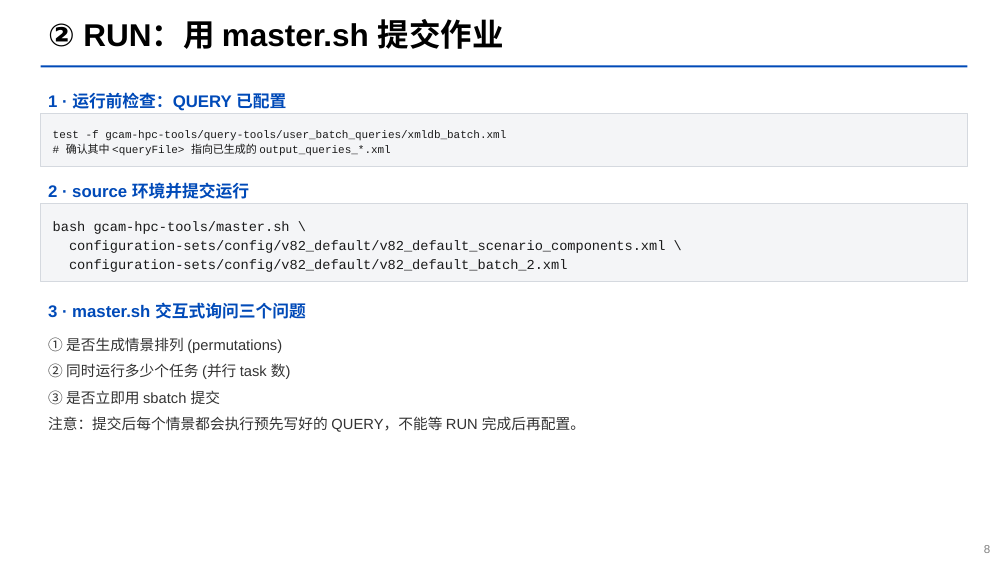
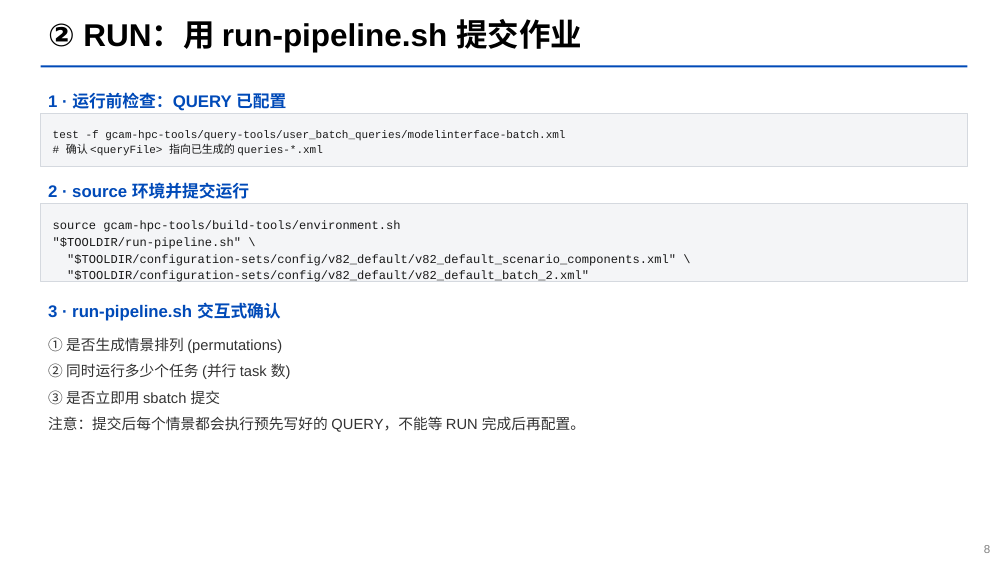
Before and after one commit to jerrysong0128/gcam-hpc-PKU, a slide deck: slide 8 of asset/tutorial/gcam-hpc-tutorial.pptx. Drawn at 1008x567 pixels with LibreOffice and Linux fonts; fonts in the diff are those of the drawing. Boxes give left, top, right and bottom in pixels: in the first picture for what was removed or moved away, otherwise in the second. Text is boxed around its words. In the diff, an @@ line names an element or a change of style, - is before the commit and + after.

```diff
--- a/asset/tutorial/gcam-hpc-tutorial.pptx
+++ b/asset/tutorial/gcam-hpc-tutorial.pptx
@@ text at (48,19,582,52): text changed @@
-② RUN：用 master.sh 提交作业
+② RUN：用 run-pipeline.sh 提交作业
@@ text in rectangle at (53,130,565,156): text changed @@
-test -f gcam-hpc-tools/query-tools/user_batch_queries/xmldb_batch.xml
-# 确认其中 <queryFile> 指向已生成的 output_queries_*.xml
+test -f gcam-hpc-tools/query-tools/user_batch_queries/modelinterface-batch.xml
+# 确认 <queryFile> 指向已生成的 queries-*.xml
@@ text in rectangle at (53,221,676,282): text changed; size 13 to 11.5 pt @@
-bash gcam-hpc-tools/master.sh \
-configuration-sets/config/v82_default/v82_default_scenario_components.xml \
-configuration-sets/config/v82_default/v82_default_batch_2.xml
+source gcam-hpc-tools/build-tools/environment.sh
+"$TOOLDIR/run-pipeline.sh" \
+"$TOOLDIR/configuration-sets/config/v82_default/v82_default_scenario_components.xml" \
+"$TOOLDIR/configuration-sets/config/v82_default/v82_default_batch_2.xml"
@@ text at (48,302,281,321): text changed @@
-3 · master.sh 交互式询问三个问题
+3 · run-pipeline.sh 交互式确认
```
Also in this commit, not shown: 10 other slides changed.
